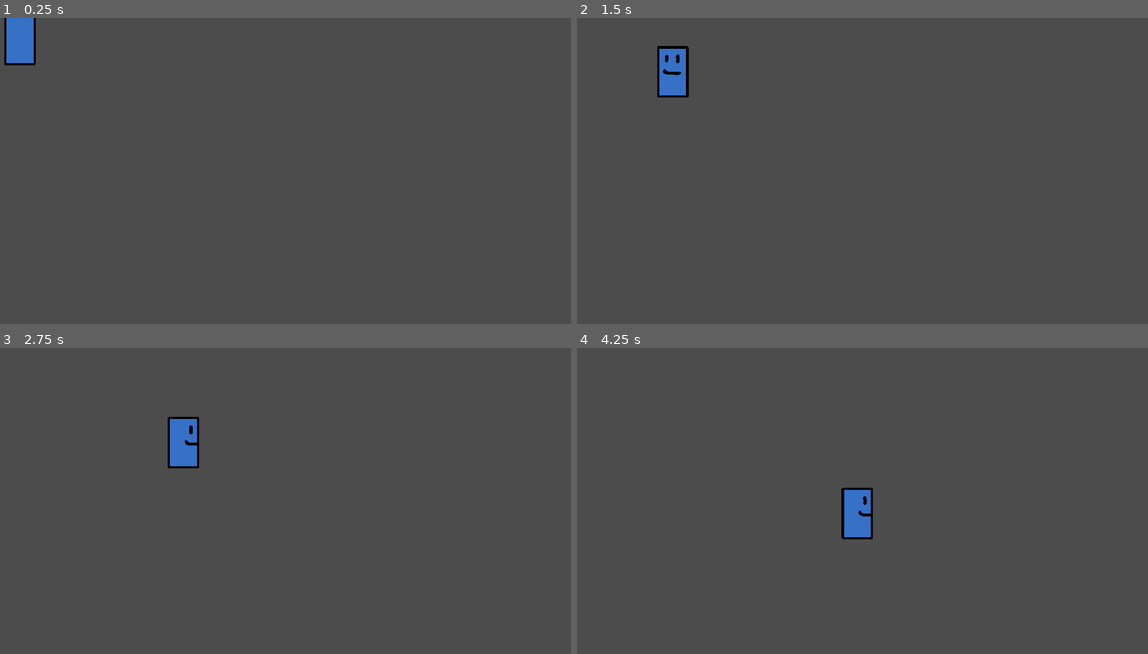
Above: before the commit, frames 1-4 (two rows, left to right).
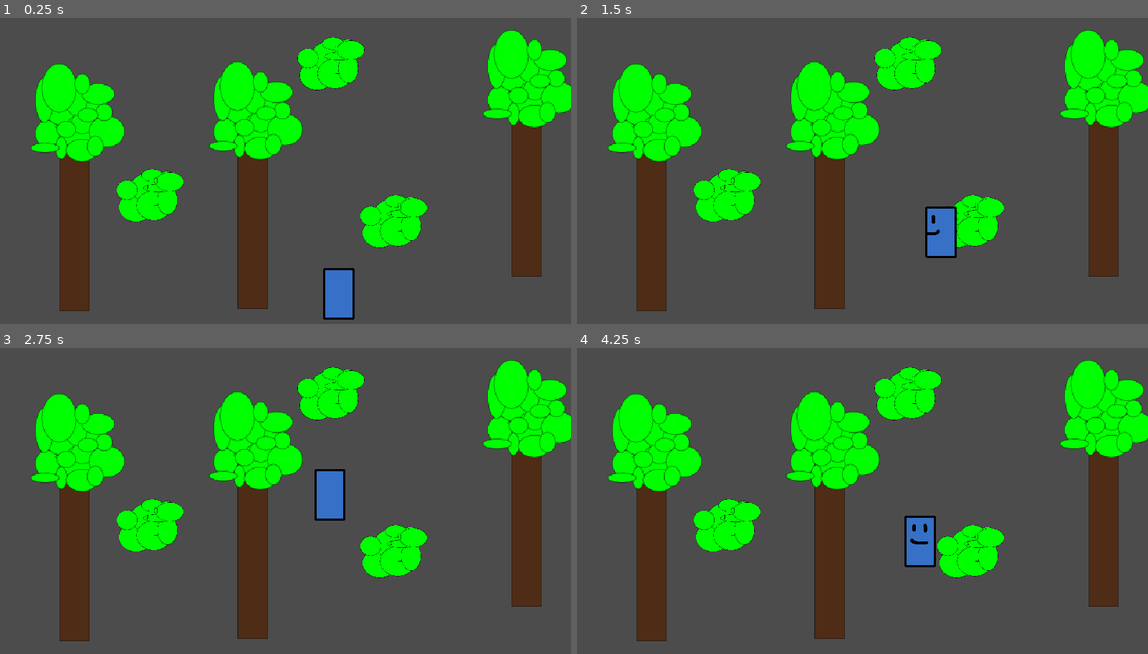
Above: after the commit, the same moments.

Repository: OpenLearningQuest/game
Game: Godot game, scene res://scenes/places/place_one.tscn
Two runs of this game, one before a commit and one after it. Both use one fixed random seed, a clock stepped at 60 frames per second and the inputs below.
Inputs (mouse positions are in pixels of both pictures, inside the frame that each line leads up to):
- Up to frame 1 (0.25 s): no input
- Up to frame 2 (1.5 s): tap Enter at 0.5 s; move the mouse to (988, 161) at 0.52 s; press the mouse at (988, 161) at 0.53 s; move the mouse to (748, 195) at 1.27 s; release the mouse at (748, 195) at 1.28 s; click (748, 195) at 1.35 s
- Up to frame 3 (2.75 s): move the mouse to (342, 439) at 2.02 s; press the mouse at (342, 439) at 2.03 s
- Up to frame 4 (4.25 s): move the mouse to (833, 574) at 2.77 s; release the mouse at (833, 574) at 2.78 s; click (833, 574) at 2.85 s; move the mouse to (1033, 559) at 3.52 s; press the mouse at (1033, 559) at 3.53 s

The runs differ from the first frame. In frame 1, 25% of the frame differs, in the area x 0-100%, y 0-99%; in frame 2, 25%; in frame 3, 25%, in the area x 5-100%, y 3-96%; in frame 4, 25%.

Commit message:
Initial forest walk

Diff:
--- a/project/project.godot
+++ b/project/project.godot
@@ -22,6 +22,10 @@
 window/size/test_height=720
 window/stretch/mode="2d"
 window/stretch/aspect="keep"
+
+[global]
+
+layers=false
 
 [gui]
 
@@ -59,6 +63,11 @@
  ]
 }
 
+[layer_names]
+
+2d_physics/layer_1="Player"
+2d_physics/layer_2="Environment"
+
 [physics]
 
 common/enable_pause_aware_picking=true
--- a/project/scenes/characters/Player.tscn
+++ b/project/scenes/characters/Player.tscn
@@ -48,7 +48,11 @@
 "values": [ 2 ]
 }
 
+[sub_resource type="RectangleShape2D" id=4]
+extents = Vector2( 16.5, 6 )
+
 [node name="Player" type="KinematicBody2D"]
+collision_mask = 2
 script = ExtResource( 2 )
 
 [node name="PlayerSprite" type="Sprite" parent="."]
@@ -61,3 +65,7 @@
 anims/MoveDown = SubResource( 1 )
 anims/MoveSide = SubResource( 2 )
 anims/MoveUp = SubResource( 3 )
+
+[node name="CollisionShape2D" type="CollisionShape2D" parent="."]
+position = Vector2( -0.5, 22 )
+shape = SubResource( 4 )
--- a/project/scenes/places/place_one.tscn
+++ b/project/scenes/places/place_one.tscn
@@ -1,9 +1,33 @@
-[gd_scene load_steps=2 format=2]
+[gd_scene load_steps=4 format=2]
 
 [ext_resource path="res://scenes/characters/Player.tscn" type="PackedScene" id=1]
+[ext_resource path="res://scenes/scenery/Bush.tscn" type="PackedScene" id=2]
+[ext_resource path="res://scenes/scenery/Tree.tscn" type="PackedScene" id=3]
 
 [node name="Node2D" type="Node2D"]
 
-[node name="Player" parent="." instance=ExtResource( 1 )]
-position = Vector2( 26, 24 )
+[node name="Scenery" type="Node2D" parent="."]
+
+[node name="YSort" type="YSort" parent="."]
+
+[node name="Bush2" parent="YSort" instance=ExtResource( 2 )]
+position = Vector2( 441, 227 )
+
+[node name="Tree3" parent="YSort" instance=ExtResource( 3 )]
+position = Vector2( 287, 323 )
+
+[node name="Tree2" parent="YSort" instance=ExtResource( 3 )]
+position = Vector2( 593, 287 )
+
+[node name="Tree" parent="YSort" instance=ExtResource( 3 )]
+position = Vector2( 88, 325 )
+
+[node name="Player" parent="YSort" instance=ExtResource( 1 )]
+position = Vector2( 382, 308 )
 player_speed = 200
+
+[node name="Bush3" parent="YSort" instance=ExtResource( 2 )]
+position = Vector2( 371, 51 )
+
+[node name="Bush" parent="YSort" instance=ExtResource( 2 )]
+position = Vector2( 169, 198 )
--- /dev/null
+++ b/project/scenes/scenery/Bush.tscn
@@ -0,0 +1,18 @@
+[gd_scene load_steps=3 format=2]
+
+[ext_resource path="res://resources/scenery/bush.png" type="Texture" id=1]
+
+[sub_resource type="RectangleShape2D" id=1]
+extents = Vector2( 40, 7 )
+
+[node name="Bush" type="StaticBody2D"]
+collision_layer = 2
+
+[node name="BushSprite" type="Sprite" parent="."]
+position = Vector2( 1, 0 )
+scale = Vector2( 0.3, 0.3 )
+texture = ExtResource( 1 )
+
+[node name="CollisionShape2D" type="CollisionShape2D" parent="."]
+position = Vector2( 2, 21 )
+shape = SubResource( 1 )
--- /dev/null
+++ b/project/scenes/scenery/Tree.tscn
@@ -0,0 +1,17 @@
+[gd_scene load_steps=3 format=2]
+
+[ext_resource path="res://resources/scenery/tree.png" type="Texture" id=1]
+
+[sub_resource type="RectangleShape2D" id=1]
+extents = Vector2( 17, 10 )
+
+[node name="Tree" type="StaticBody2D"]
+collision_layer = 2
+
+[node name="TreeSprite" type="Sprite" parent="."]
+position = Vector2( 1, -136 )
+texture = ExtResource( 1 )
+
+[node name="CollisionShape2D" type="CollisionShape2D" parent="."]
+position = Vector2( -3, -9 )
+shape = SubResource( 1 )
Not shown: 1 places in project/scenes/characters/Player.tscn that only renumber resources
